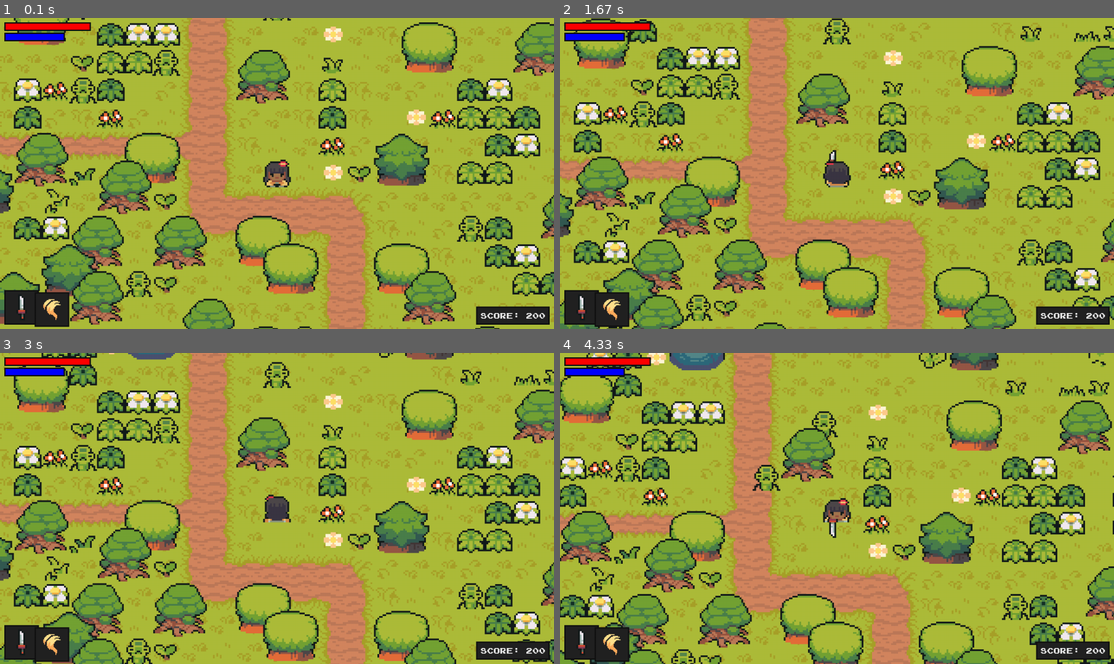
Above: before the commit, frames 1-4 (two rows, left to right).
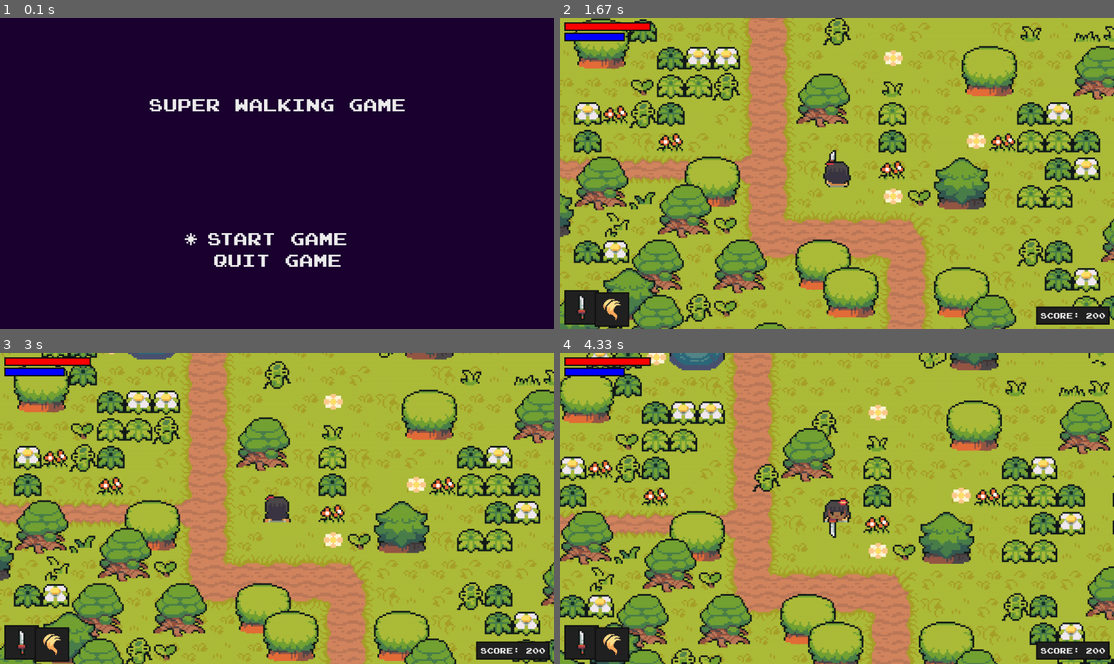
Above: after the commit, the same moments.

Repository: M1estere/Pygame_Project
Game: pygame game, started from code/main.py
The game is run twice, just before and just after one commit, with the same random seed, the same clock (stepped at 60 frames per second) and the same inputs.
Inputs:
- Up to frame 1 (0.1 s): no input
- Up to frame 2 (1.67 s): tap Enter at 0.33 s; tap Space at 0.67, 1.07, 1.37, 1.57 s; hold Up 1-1.47 s; hold Right from 1.5 s (still down)
- Up to frame 3 (3 s): tap Space at 1.87, 2.07, 2.4, 2.7, 2.83 s; release Right at 1.97 s; hold Down 2-2.3 s; hold Up from 2.77 s (still down)
- Up to frame 4 (4.33 s): release Up at 3.13 s; hold Right 3.17-3.8 s; tap Space at 3.23, 3.53, 3.9, 4.3 s; hold Down 3.83-4.2 s; hold Left from 4.23 s (still down)

The runs differ from the first frame. In frame 1, 100% of the frame differs, in the area x 0-100%, y 0-100%; in frame 2, 0.9%; in frame 3, 0.9%; in frame 4, 0.7%.

Commit message:
Adde main menu

Diff:
--- a/code/main.py
+++ b/code/main.py
@@ -2,38 +2,85 @@
 from settings import *
 
 from level import Level
+from main_menu import MainMenu
 
 class Game:
-	def __init__(self):
+    def __init__(self):
+        pygame.init()
+        self.running, self.playing = True, False
+        self.UP_KEY, self.DOWN_KEY, self.START_KEY, self.BACK_KEY = False, False, False, False
 
-		# general setup
-		pygame.init()
-		self.screen = pygame.display.set_mode((WIDTH,  HEIGTH))
-		pygame.display.set_caption(GAME_TITLE)
-		self.clock = pygame.time.Clock()
+        self.display = pygame.Surface((WIDTH, HEIGTH))
+        self.window = pygame.display.set_mode((WIDTH, HEIGTH))
+        self.font_name = 'joystix.ttf'
 
-		self.level = Level()
+        self.open_main_menu()
 
-		main_sound = pygame.mixer.Sound('../audio/main.ogg')
-		main_sound.set_volume(0.5)
-		main_sound.play(loops = -1)
+        pygame.display.set_caption(GAME_TITLE)
+        self.clock = pygame.time.Clock()
 
-	def run(self):
-		while True:
-			for event in pygame.event.get():
-				if event.type == pygame.QUIT:
-					pygame.quit()
-					sys.exit()
-				if event.type == pygame.KEYDOWN:
-					if event.key == pygame.K_m:
-						self.level.toggle_menu()
+        main_sound = pygame.mixer.Sound('../audio/main.ogg')
+        main_sound.set_volume(0.5)
+        main_sound.play(loops = -1)
 
-			self.screen.fill(WATER_COLOUR)
-			self.level.run()
+    def game_loop(self):
+        while self.playing:
+            self.check_events()
 
-			pygame.display.update()
-			self.clock.tick(FPS)
+            if self.START_KEY: self.playing = False
+            self.display.fill('black')
+
+            self.draw_text('Starting game', WIDTH, HEIGTH)
+
+            self.level.run()
+
+            pygame.display.update()
+            self.clock.tick(FPS)
+
+            self.reset_keys()
+
+    def start_level(self):
+        self.level = Level()
+        self.display.fill(WATER_COLOUR)
+
+    def open_main_menu(self):
+        self.playing = False
+        self.main_menu = MainMenu(self)
+        self.curr_menu = self.main_menu
+
+    def check_events(self):
+        for event in pygame.event.get():
+            if event.type == pygame.QUIT:
+                pygame.quit()
+                sys.exit()
+
+            if self.playing:
+                if event.type == pygame.KEYDOWN:
+                     if event.key == pygame.K_m:
+                         self.level.toggle_menu()
+
+            if not self.playing:
+                if event.type == pygame.KEYDOWN:
+                    if event.key == pygame.K_RETURN or event.key == pygame.K_SPACE:
+                        self.START_KEY = True
+
+                    if event.key == pygame.K_DOWN or event.key == pygame.K_s:
+                        self.DOWN_KEY = True
+                    if event.key == pygame.K_UP or event.key == pygame.K_w:
+                        self.UP_KEY = True
+
+    def reset_keys(self):
+        self.UP_KEY, self.DOWN_KEY, self.START_KEY, self.BACK_KEY = False, False, False, False
+
+    def draw_text(self, text, x, y):
+        font = pygame.font.Font(UI_FONT, 40)
+
+        text_surface = font.render(text, False, TEXT_COLOUR)
+        text_rect = text_surface.get_rect(center = (x, y))
+
+        self.display.blit(text_surface, text_rect)
 
 if __name__ == '__main__':
-	game = Game()
-	game.run()
+    game = Game()
+    game.curr_menu.display_menu()
+    game.game_loop()
--- /dev/null
+++ b/code/main_menu.py
@@ -0,0 +1,60 @@
+import pygame
+from settings import *
+
+from menu import Menu
+
+class MainMenu(Menu):
+    def __init__(self, game):
+        Menu.__init__(self, game)
+        self.state = 'Start'
+
+        self.start_x = self.mid_width
+        self.start_y = self.mid_height + 150
+
+        self.quit_x = self.mid_width
+        self.quit_y = self.mid_height + 200
+
+        self.cursor_rect.midtop = (self.start_x + self.offset, self.start_y)
+
+    def display_menu(self):
+        self.run_display = True
+
+        while self.run_display:
+            self.game.check_events()
+
+            self.check_input()
+            self.game.display.fill('#1b0030')
+
+            self.game.draw_text(GAME_TITLE, WIDTH // 2, 200)
+            self.game.draw_text('Start Game', self.start_x, self.start_y)
+            self.game.draw_text('Quit Game', self.quit_x, self.quit_y)
+
+            self.draw_cursor()
+            self.blit_screen()
+
+    def move_cursor(self):
+        if self.game.DOWN_KEY:
+            if self.state == 'Start':
+                self.cursor_rect.midtop = (self.quit_x + self.offset, self.quit_y)
+                self.state = 'Quit'
+            elif self.state == 'Quit':
+                self.cursor_rect.midtop = (self.start_x + self.offset, self.start_y)
+                self.state = 'Start'
+        elif self.game.UP_KEY:
+            if self.state == 'Start':
+                self.cursor_rect.midtop = (self.quit_x + self.offset, self.quit_y)
+                self.state = 'Quit'
+            elif self.state == 'Quit':
+                self.cursor_rect.midtop = (self.start_x + self.offset, self.start_y)
+                self.state = 'Start'
+
+    def check_input(self):
+        self.move_cursor()
+        if self.game.START_KEY:
+            if self.state == 'Start':
+                self.game.playing = True
+                self.game.start_level()
+            elif self.state == 'Quit':
+                pass
+
+            self.run_display = False
--- /dev/null
+++ b/code/menu.py
@@ -0,0 +1,23 @@
+import pygame
+from settings import *
+
+class Menu():
+    def __init__(self, game):
+        self.game = game
+
+        self.mid_width = WIDTH // 2
+        self.mid_height = HEIGTH // 2
+
+        self.run_display = True
+        self.cursor_rect = pygame.Rect(0, 0, 200, 200)
+
+        self.offset = -100
+
+    def draw_cursor(self):
+        self.game.draw_text('*', self.cursor_rect.x, self.cursor_rect.y)
+
+    def blit_screen(self):
+        self.game.window.blit(self.game.display, (0, 0))
+
+        pygame.display.update()
+        self.game.reset_keys()
--- a/code/player.py
+++ b/code/player.py
@@ -207,6 +207,10 @@
 		else:
 			self.energy = self.stats['energy']
 
+	def check_health(self):
+		if self.health <= 0:
+			pass
+
 	def update(self):
 		self.input()
 		self.cooldown()
--- a/code/upgrade.py
+++ b/code/upgrade.py
@@ -3,7 +3,6 @@
 
 class Upgrade:
 	def __init__(self, player):
-
 		self.display_surface = pygame.display.get_surface()
 		self.player = player
 
